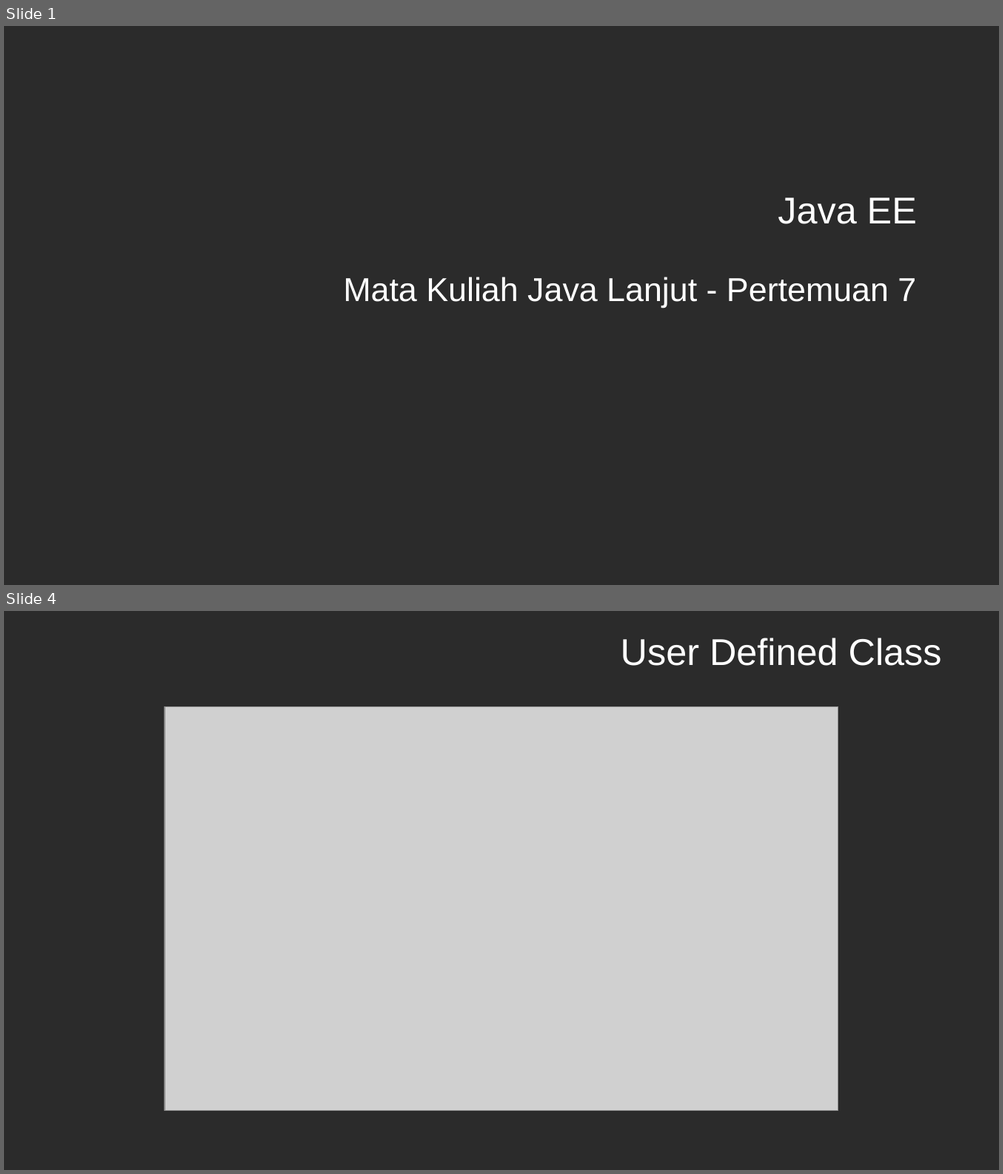
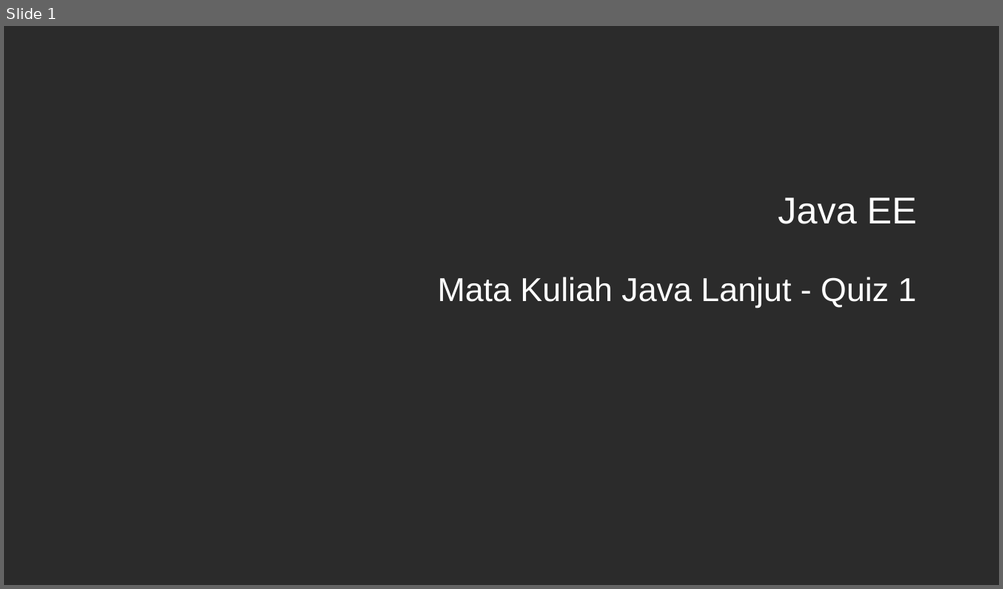
Before and after one commit to ruang-belajar/java-ee, a slide deck: docs/res/Java EE - Pertemuan 7.pptx. Shown one above the other, each under a label of ours: slides 1 and 4 before the commit, slide 1 after it; the slides between them are not shown. The pictures are 1003x1174 and 1003x589 pixels, drawn with LibreOffice and Linux fonts; fonts in the diff are those of the drawing; grey boxes stand for pictures; background and template pictures are left out; a plain dark background stands for a picture behind light text. Boxes give left, top, right and bottom in pixels: in the first picture for what was removed or moved away, otherwise in the second. Text is boxed around its words. In the diff, an @@ line names an element or a change of style, - is before the commit and + after.

```diff
--- a/docs/res/Java EE - Pertemuan 7.pptx
+++ b/docs/res/Java EE - Pertemuan 7.pptx
@@ slide 4 removed at box(4, 611, 999, 1170), background picture (left out) @@
@@ title removed at box(620, 638, 942, 666) @@
-User Defined Class
@@ picture removed at box(165, 706, 838, 1111) @@
@@ slide 1 changed as well @@
@@ subtitle at box(438, 277, 916, 308): text changed @@
-Mata Kuliah Java Lanjut - Pertemuan 7
+Mata Kuliah Java Lanjut - Quiz 1
```
Also in this commit, not shown: 3 slides added, 13 other slides removed, 4 other files.
